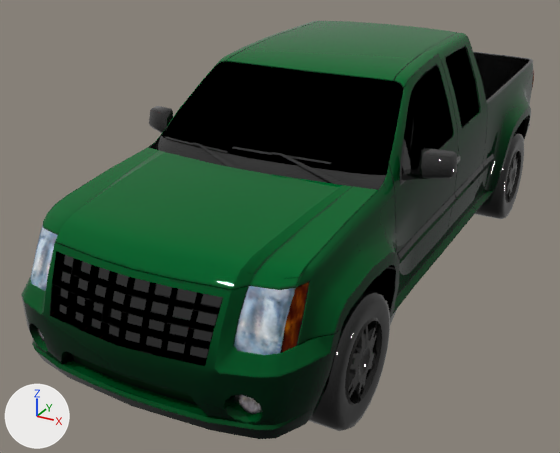
Two versions of the OBJ model models/cars/car3/car3.obj, one commit apart.
Before and after are seen from a camera (50 mm lens) standing at (2.16, -4.94, 2.63) and looking at (-0.31, -0.44, 0.38). The lights are fixed; the arrows at lower left show +X, +Y and +Z. The first picture is the older version. Where no turn or scale is listed for an object, it has been applied to the vertices.

Objects in the first picture: 'bake'.
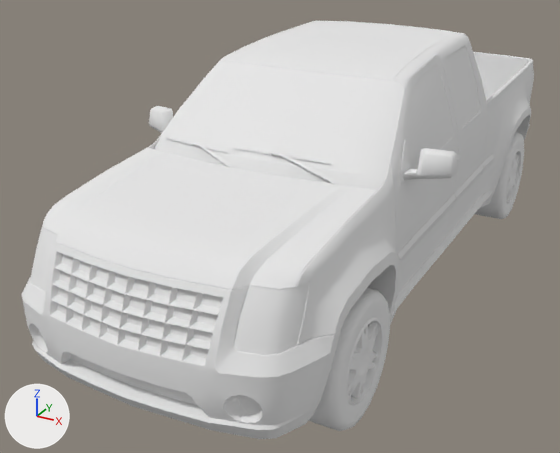
The newer file is also turned or shifted as a whole; pictures and numbers use the older file's frame.

The change, as a diff of the scene's bpy script:
```diff
--- a/models/cars/car3/car3.obj.py
+++ b/models/cars/car3/car3.obj.py
@@ mat_color_002 @@
+mat_color_002 = principled_material('color.002')
+mat_color_002.base_color = (0.8, 0.8, 0.8)  # white #e7e7e7
+mat_color_002.roughness = 1.0
@@ me_bake @@
 me_bake.from_pydata(...)  # 3784 vertices, 6917 faces; spans x -1.01..1.06, y -2.61..2.57, z 0.0..1.7
-me_bake.materials.append(mat_color)
+me_bake.materials.append(mat_color_002)  # white #e7e7e7
```

Where the change shows, as pixel boxes (x1, y1, x2, y2) in the pictures (560 x 453 px):
'bake', recoloured (lighter): (21, 21, 534, 439) in both
